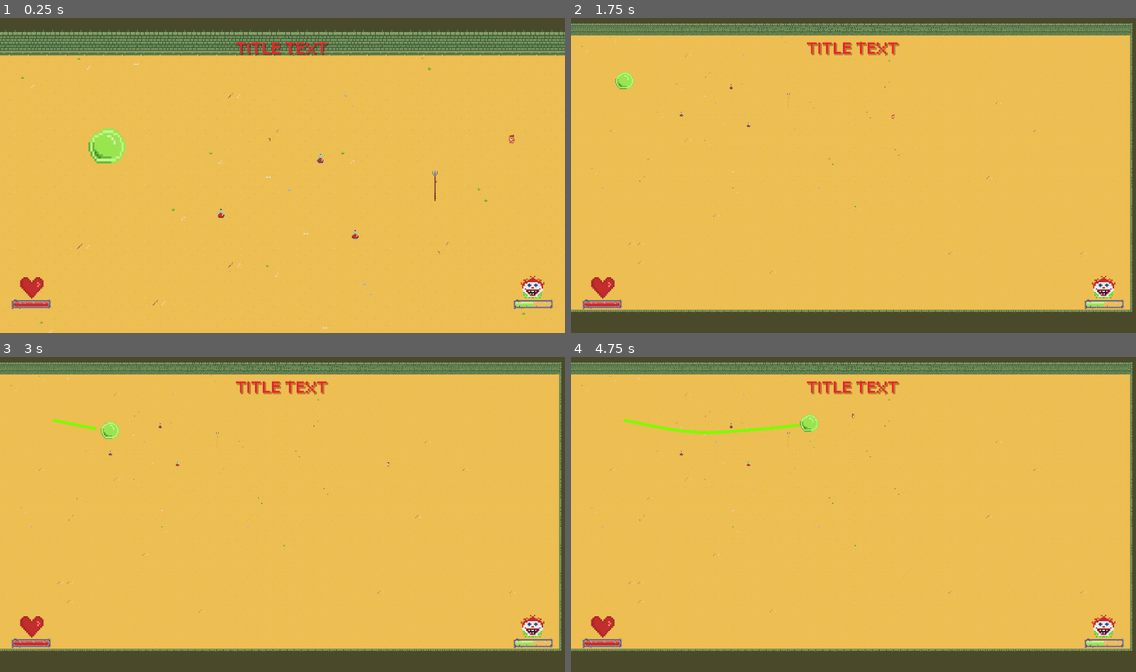
Above: before the commit, frames 1-4 (two rows, left to right).
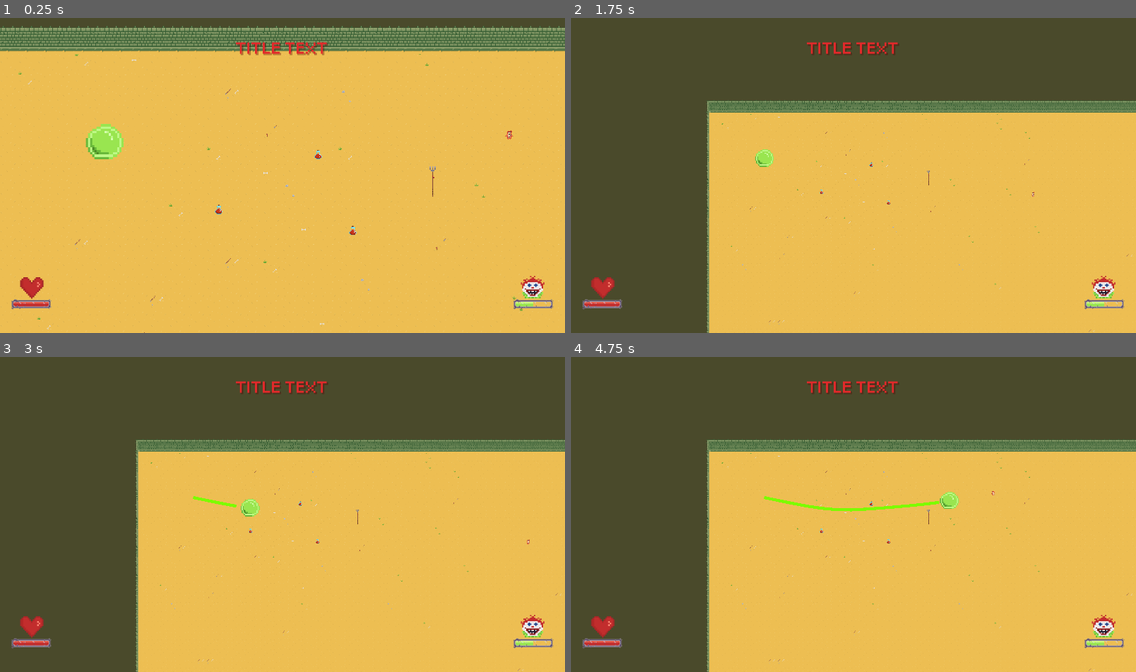
Above: after the commit, the same moments.

Repository: dev-cyprium/global-game-jam-game
Game: Godot game, scene res://world.tscn
Two runs of this game, one before a commit and one after it. Both use one fixed random seed, a clock stepped at 60 frames per second and the inputs below.
Inputs:
- Up to frame 1 (0.25 s): no input
- Up to frame 2 (1.75 s): hold D (right) 0.53-1.28 s; tap Z (zoom) at 0.6, 1.55 s; tap Enter at 1.25 s; hold S (down) from 1.28 s (still down); tap X (spear) at 1.35 s
- Up to frame 3 (3 s): tap Space at 2 s; release S (down) at 2.03 s; hold D (right) 2.03-2.78 s; tap Z (zoom) at 2.1, 2.85 s; hold W (up) from 2.78 s (still down)
- Up to frame 4 (4.75 s): release W (up) at 3.53 s; hold A (left) from 3.53 s (still down); tap X (spear) at 3.6 s; tap Z (zoom) at 3.8, 4.35 s

The runs differ from the first frame. In frame 1, 8.3% of the frame differs, in the area x 0-100%, y 2-100%; in frame 2, 50%; in frame 3, 50%; in frame 4, 50%, in the area x 0-100%, y 1-100%.

Commit message:
camera zoom on death, particles updated

Diff:
--- a/character_body_2d.gd
+++ b/character_body_2d.gd
@@ -25,6 +25,7 @@
 var cam_zoomed:bool = false
 var dancing:bool = false
 var is_blinking:bool = false
+var is_dead: bool = false
 
 func _ready():
 	cam = get_tree().get_nodes_in_group("main_camera")[0]
@@ -43,6 +44,8 @@
 	else:
 		weapons_holder.visible = false
 		#make visible spear and addons
+
+
 
 
 	if Input.is_action_just_pressed("exit"):
@@ -64,10 +67,10 @@
 
 	#Animation checks
 
-	if direction_x or direction_y:
+	if direction_x or direction_y and !is_dead:
 		animation_player.play("walk")
 
-	else:
+	elif !is_dead:
 		animation_player.play("idle")
 
 	if Input.is_action_just_pressed("spear"):
@@ -92,12 +95,21 @@
 
 	move_and_slide()
 
+		#Check hp lvl
+	if hp <= 0:
+		cam_zoom_in()
+		is_dead = true
+		death()
+		on_player_death.emit()
+
 func attack() ->void:
 	weapon_manager.fire_weapon()
 
 
 func death() -> void:
 	animation_player.play("death")
+	animation_player_2.stop()
+	modulate.a = 100
 	weapon_addon.visible = false
 	set_physics_process(false)
 	print("dead")
@@ -125,3 +137,8 @@
 		heal(10)
 		print(area.name)
 		area.queue_free()
+
+
+func cam_zoom_in() -> void:
+	cam.global_position = Vector2(global_position.x,global_position.y)
+	cam.zoom = Vector2(2,2)
--- a/character_body_2d.tscn
+++ b/character_body_2d.tscn
@@ -42,15 +42,16 @@
 
 [sub_resource type="Animation" id="Animation_qwi4f"]
 resource_name = "death"
-length = 0.9
-tracks/0/type = "value"
-tracks/0/imported = false
-tracks/0/enabled = true
-tracks/0/path = NodePath("MainSprites:frame")
-tracks/0/interp = 2
-tracks/0/loop_wrap = true
-tracks/0/keys = {
-"times": PackedFloat32Array(0, 0.1, 0.2, 0.3, 0.4, 0.5, 0.6, 0.7, 0.8),
+length = 1.5
+step = 0.05
+tracks/0/type = "value"
+tracks/0/imported = false
+tracks/0/enabled = true
+tracks/0/path = NodePath("MainSprites:frame")
+tracks/0/interp = 2
+tracks/0/loop_wrap = true
+tracks/0/keys = {
+"times": PackedFloat32Array(0, 0.2, 0.4, 0.6, 0.8, 1, 1.15, 1.3, 1.45),
 "transitions": PackedFloat32Array(1, 1, 1, 1, 1, 1, 1, 1, 1),
 "update": 1,
 "values": [15, 16, 17, 18, 19, 20, 21, 22, 23]
@@ -62,7 +63,7 @@
 tracks/1/interp = 2
 tracks/1/loop_wrap = true
 tracks/1/keys = {
-"times": PackedFloat32Array(0, 0.7, 0.9),
+"times": PackedFloat32Array(0, 1.3, 1.5),
 "transitions": PackedFloat32Array(1, 1, 1),
 "update": 0,
 "values": [Color(1, 1, 1, 1), Color(1, 1, 1, 1), Color(1, 1, 1, 0)]
@@ -165,6 +166,7 @@
 }
 
 [node name="Player" type="CharacterBody2D" groups=["player"]]
+self_modulate = Color(1, 1, 1, 0.841044)
 script = ExtResource("1_7uwtw")
 
 [node name="Weapons_holder" type="Node2D" parent="."]
--- a/enemy.tscn
+++ b/enemy.tscn
@@ -1,9 +1,10 @@
-[gd_scene load_steps=12 format=3 uid="uid://okvv7du47agf"]
+[gd_scene load_steps=13 format=3 uid="uid://okvv7du47agf"]
 
 [ext_resource type="Script" path="res://enemy.gd" id="1_4nc1e"]
 [ext_resource type="PackedScene" uid="uid://ndeaattpho65" path="res://danger_zone.tscn" id="2_bdgbl"]
 [ext_resource type="Texture2D" uid="uid://llo70mjf23ii" path="res://assets/Slime.png" id="3_gsmcq"]
 [ext_resource type="Shader" path="res://shaders/enemy.gdshader" id="3_tsee2"]
+[ext_resource type="Texture2D" uid="uid://cy7mddoku7xel" path="res://assets/addons/slime_particle.png" id="5_g2f00"]
 
 [sub_resource type="ShaderMaterial" id="ShaderMaterial_33abb"]
 shader = ExtResource("3_tsee2")
@@ -89,7 +90,7 @@
 amount = 80
 lifetime = 0.8
 lifetime_randomness = 0.5
-texture = ExtResource("3_gsmcq")
+texture = ExtResource("5_g2f00")
 emission_shape = 1
 emission_sphere_radius = 35.0
 direction = Vector2(1, 1)
--- a/world.tscn
+++ b/world.tscn
@@ -21,6 +21,9 @@
 layer_0/tile_data = PackedInt32Array(14, 65536, 0, 15, 65536, 0, 16, 65536, 0, 17, 65536, 0, 18, 65536, 0, 19, 65536, 0 …(3948 unchanged characters)…
 
 [node name="Camera2D" parent="." instance=ExtResource("3_wcibk")]
+position = Vector2(484, 277)
+anchor_mode = 1
+position_smoothing_enabled = true
 
 [node name="Enemy" parent="." instance=ExtResource("1_yvh77")]
 position = Vector2(180, 224)
Binary file added: assets/addons/slime_particle.png
Not shown, added: assets/addons/slime_particle.png.import
Binary file added: assets/addons/slime_particle2.png
Not shown, added: assets/addons/slime_particle2.png.import
Not shown: 1 places in tile_map.tscn that only renumber resources
Not shown: 2 places in world.tscn that only renumber resources
